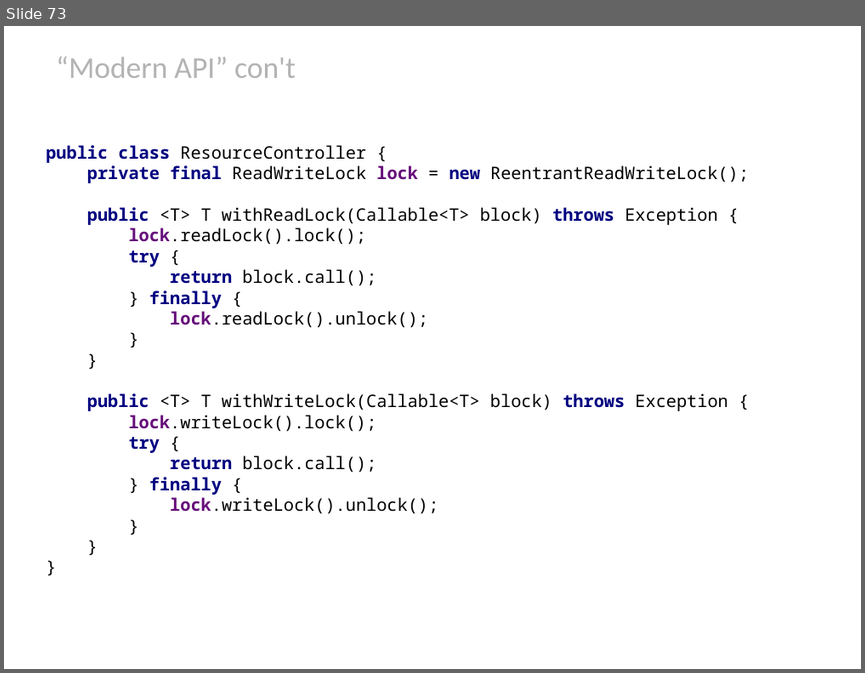
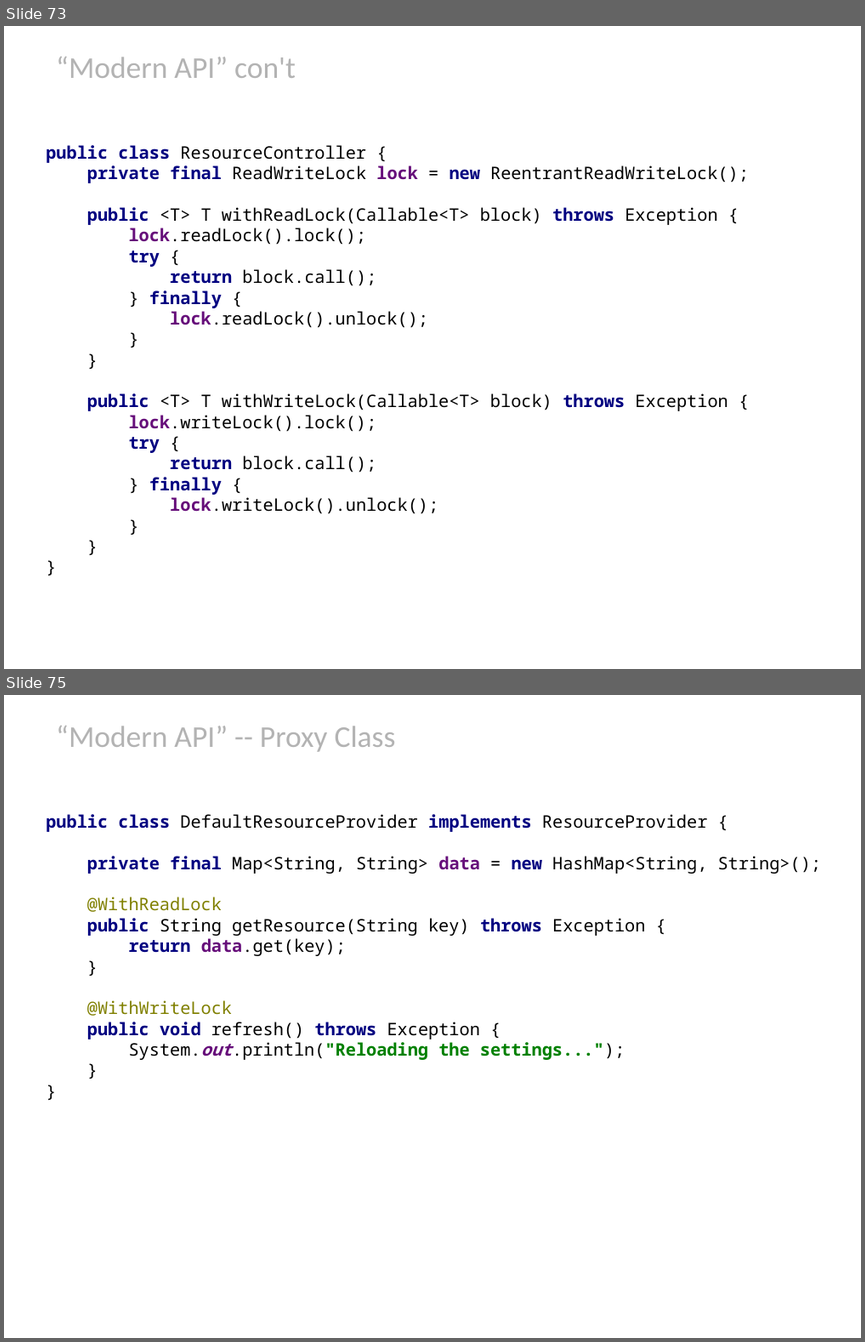
Before and after one commit to HamletDRC/presentations, a slide deck: javaboilerplatebusters/BoilerPlateBusters_Confess.odp. Shown one above the other, each under a label of ours: slide 73 before the commit, slides 73 and 75 after it; the slides between them are not shown. The pictures are 865x673 and 865x1342 pixels, drawn with LibreOffice and Linux fonts; fonts in the diff are those of the drawing; background and template pictures are left out. Boxes give left, top, right and bottom in pixels: in the first picture for what was removed or moved away, otherwise in the second. Text is boxed around its words. In the diff, an @@ line names an element or a change of style, - is before the commit and + after.

```diff
--- a/javaboilerplatebusters/BoilerPlateBusters_Confess.odp
+++ b/javaboilerplatebusters/BoilerPlateBusters_Confess.odp
@@ slide 75 added at box(4, 695, 861, 1338), background picture (left out) @@
@@ title added at box(56, 726, 396, 752), 28 pt, text #B3B3B3 @@
+“Modern API” -- Proxy Class
@@ subtitle added at box(46, 814, 822, 1060), 16 pt, text #000000 @@
+public class DefaultResourceProvider implements ResourceProvider {
+private final Map<String, String> data = new HashMap<String, String>();
+@WithReadLock
+public String getResource(String key) throws Exception {
+return data.get(key);
+}
+@WithWriteLock
+public void refresh() throws Exception {
+System.out.println("Reloading the settings...");
+}
+}
```
Also in this commit, not shown: 1 slide changed, 13 other slides added, 1 slide removed, 11 other files.
